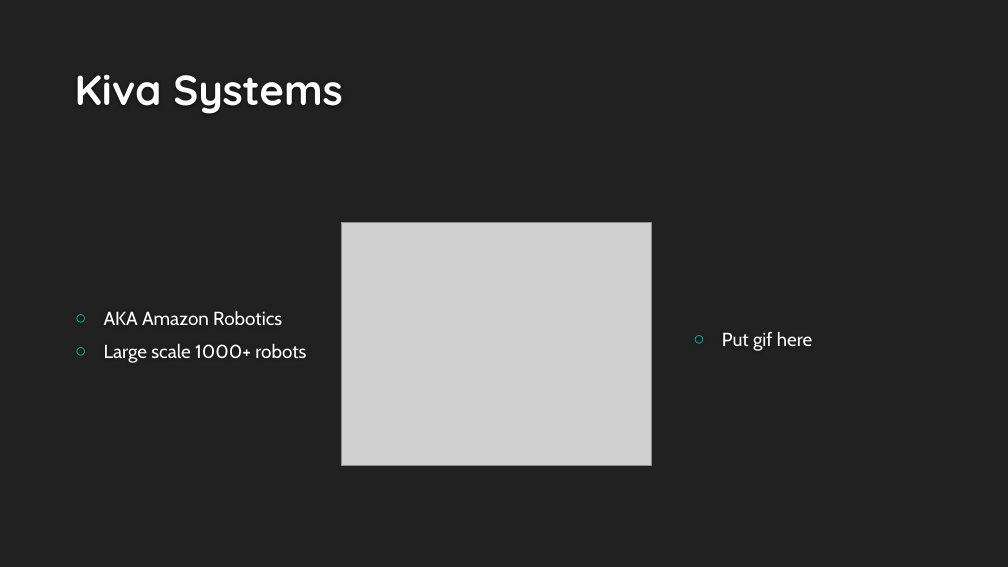
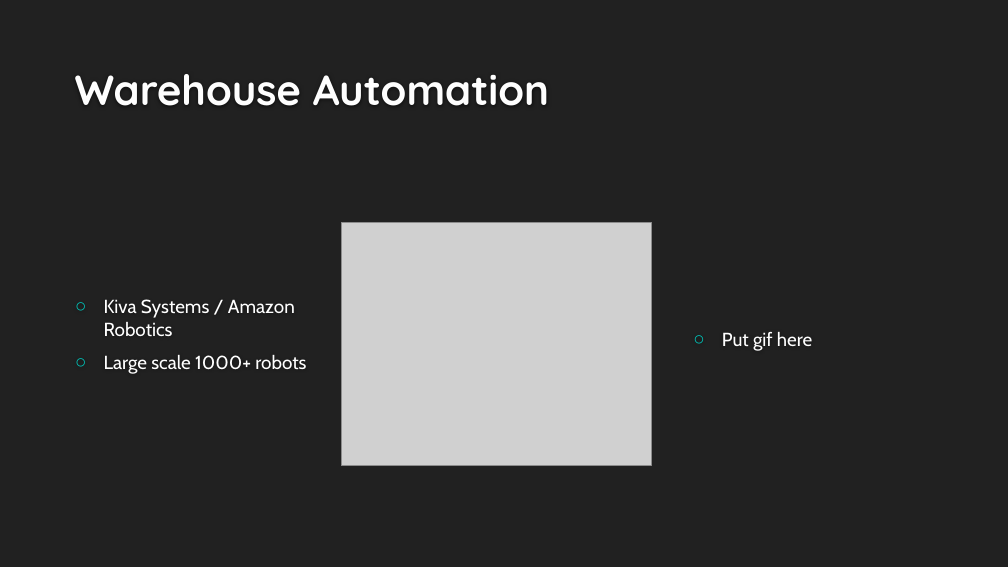
Before and after one commit to VikingDai/Honours-MAPF, a slide deck: slide 13 of Documents/Intermediate Presentation/Presentation Rev 3.pptx. Drawn at 1008x567 pixels with LibreOffice and Linux fonts; fonts in the diff are those of the drawing; grey boxes stand for pictures; background and template pictures are left out. Boxes give left, top, right and bottom in pixels: in the first picture for what was removed or moved away, otherwise in the second. Text is boxed around its words. In the diff, an @@ line names an element or a change of style, - is before the commit and + after.

```diff
--- a/Documents/Intermediate Presentation/Presentation Rev 3.pptx
+++ b/Documents/Intermediate Presentation/Presentation Rev 3.pptx
@@ title at [75,74,549,106]: text changed @@
-Kiva Systems
+Warehouse Automation
@@ text at [104,299,295,336]: text changed @@
-○ AKA Amazon Robotics
+○ Kiva Systems / Amazon Robotics
```
Also in this commit, not shown: 6 other slides changed, 1 slide added.
